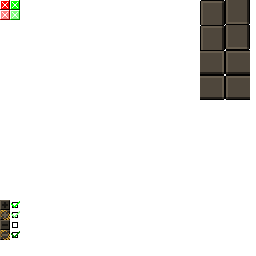
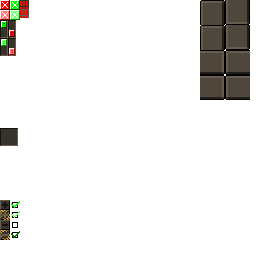
Layers edited between the first and the second 256 x 256 image:
painted on "icons" over [1, 0, 29, 55]
added layer "slots" above "widgets.png" over [0, 20, 18, 146]
